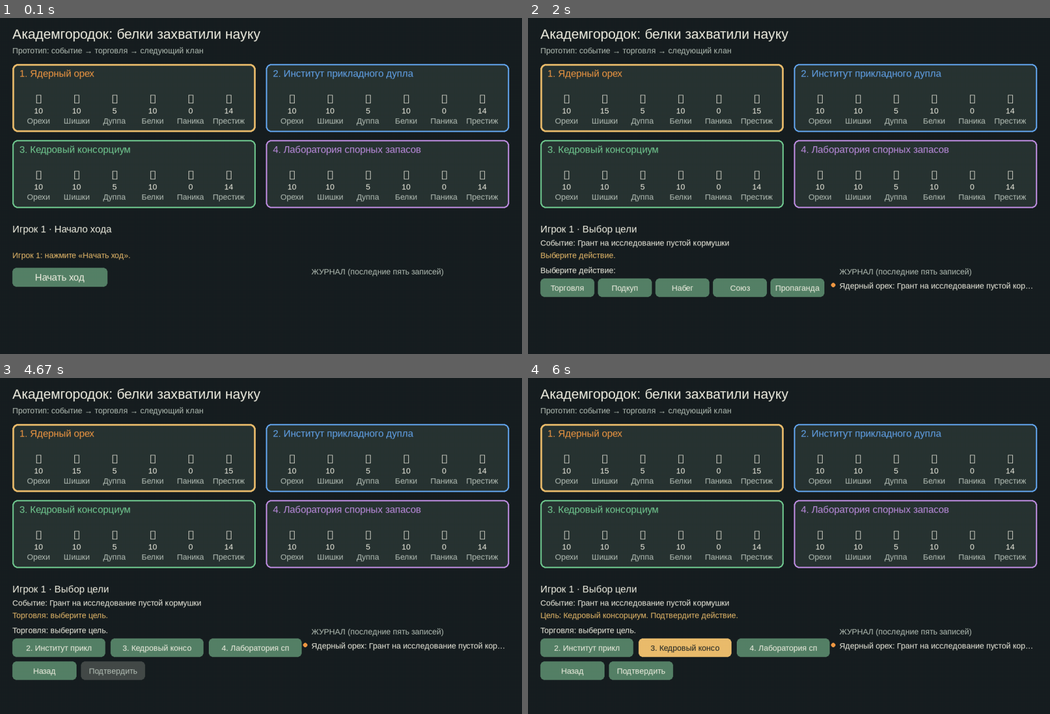
Above: before the commit, frames 1-4 (two rows, left to right).
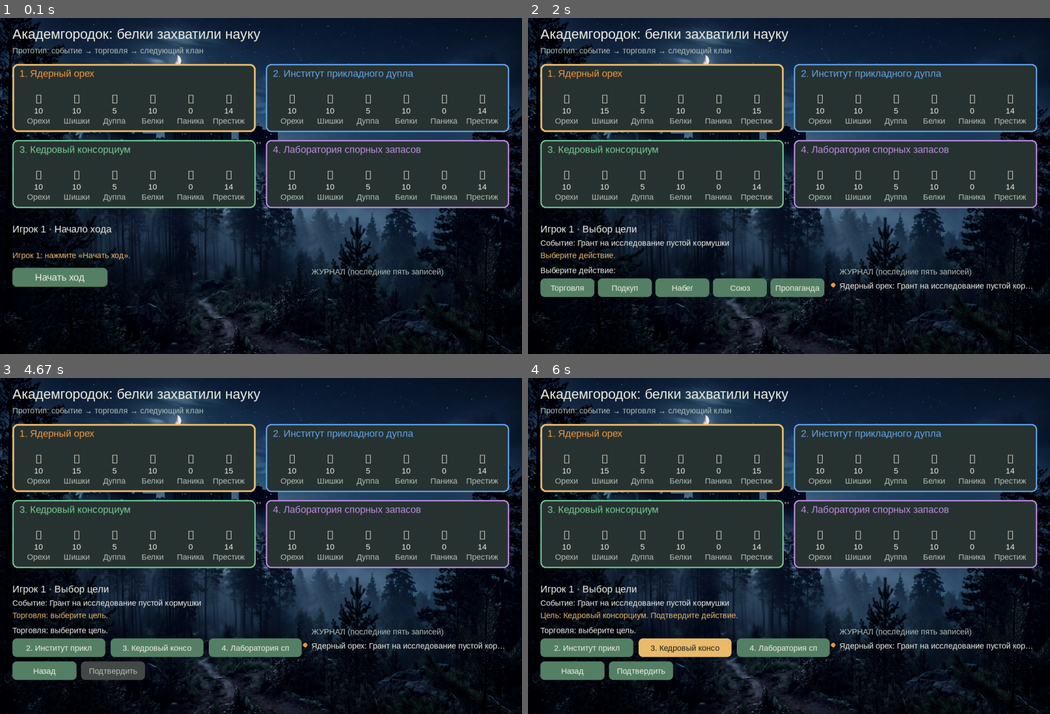
Above: after the commit, the same moments.

Repository: Viculence/case2_pygame
Game: pygame game, started from main.py
The game is run twice, just before and just after one commit, with the same random seed, the same clock (stepped at 60 frames per second) and the same inputs.
Inputs (mouse positions are in pixels of both pictures, inside the frame that each line leads up to):
- Up to frame 1 (0.1 s): no input
- Up to frame 2 (2 s): click "Начать ход" at 0.38 s; click "К действиям" at 1.72 s
- Up to frame 3 (4.67 s): click (459, 673) at 3.05 s; tap Enter at 3.33 s; click (422, 539) at 4.22 s; click "Торговля" at 4.55 s
- Up to frame 4 (6 s): click "2. Институт прикл" at 4.88 s; click "2. Институт прикл" at 5.22 s; click (674, 485) at 5.55 s; click (710, 643) at 5.88 s

The runs differ from the first frame. In frame 1, 25% of the frame differs, in the area x 0-100%, y 0-100%; in frame 2, 24%; in frame 3, 24%; in frame 4, 24%.

Commit message:
добавлен фон с лесом и зданиями

Diff:
--- a/game/ui.py
+++ b/game/ui.py
@@ -230,7 +230,14 @@
 ) -> Controls:
     """Нарисовать кадр, где игровое состояние не изменяется."""
     title_font, text_font, small_font = fonts
-    screen.fill(config.BACKGROUND)
+    try:
+        background = pygame.image.load("assets/background.jpg").convert()
+        background = pygame.transform.scale(
+            background, (config.WIDTH, config.HEIGHT)
+        )
+        screen.blit(background, (0, 0))
+    except (pygame.error, FileNotFoundError):
+        screen.fill(config.BACKGROUND)
     write(screen, title_font, "Академгородок: белки захватили науку",
           config.PAGE_MARGIN, config.TITLE_Y)
     write(screen, small_font,
Binary file added: assets/background.jpg
